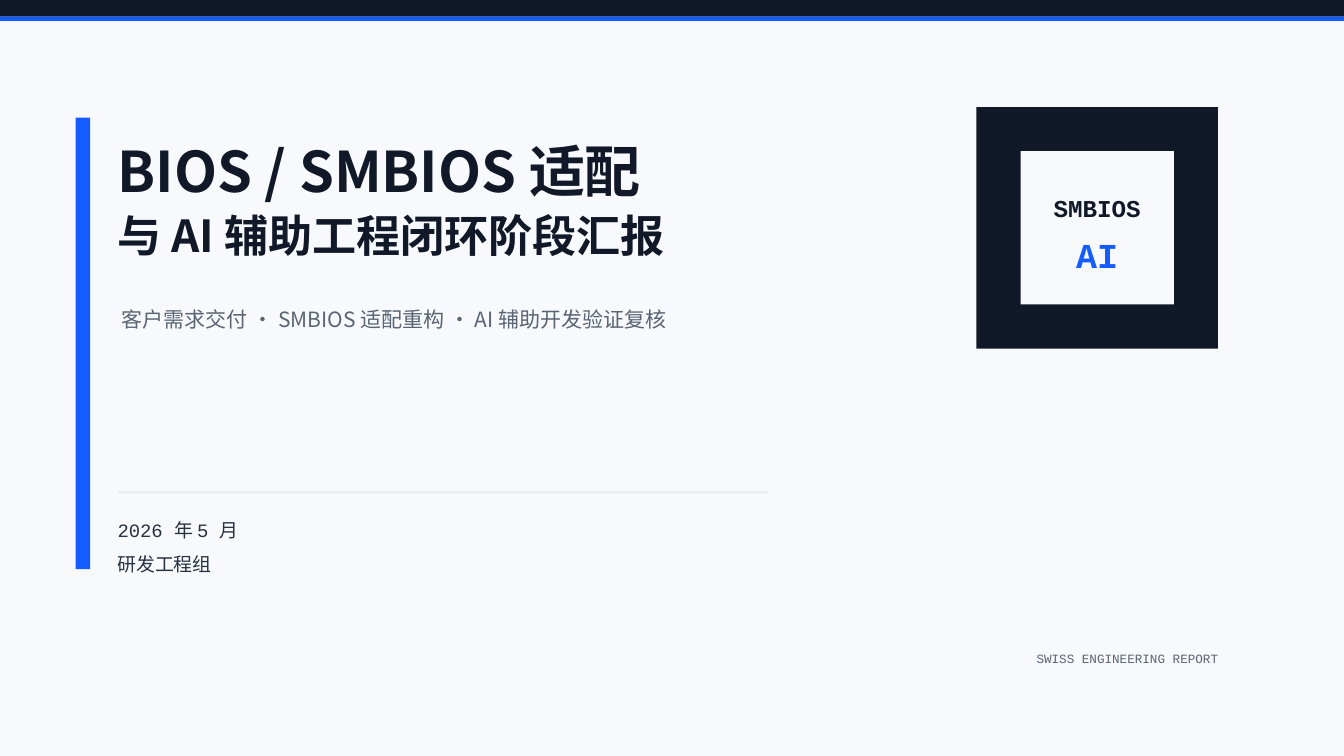
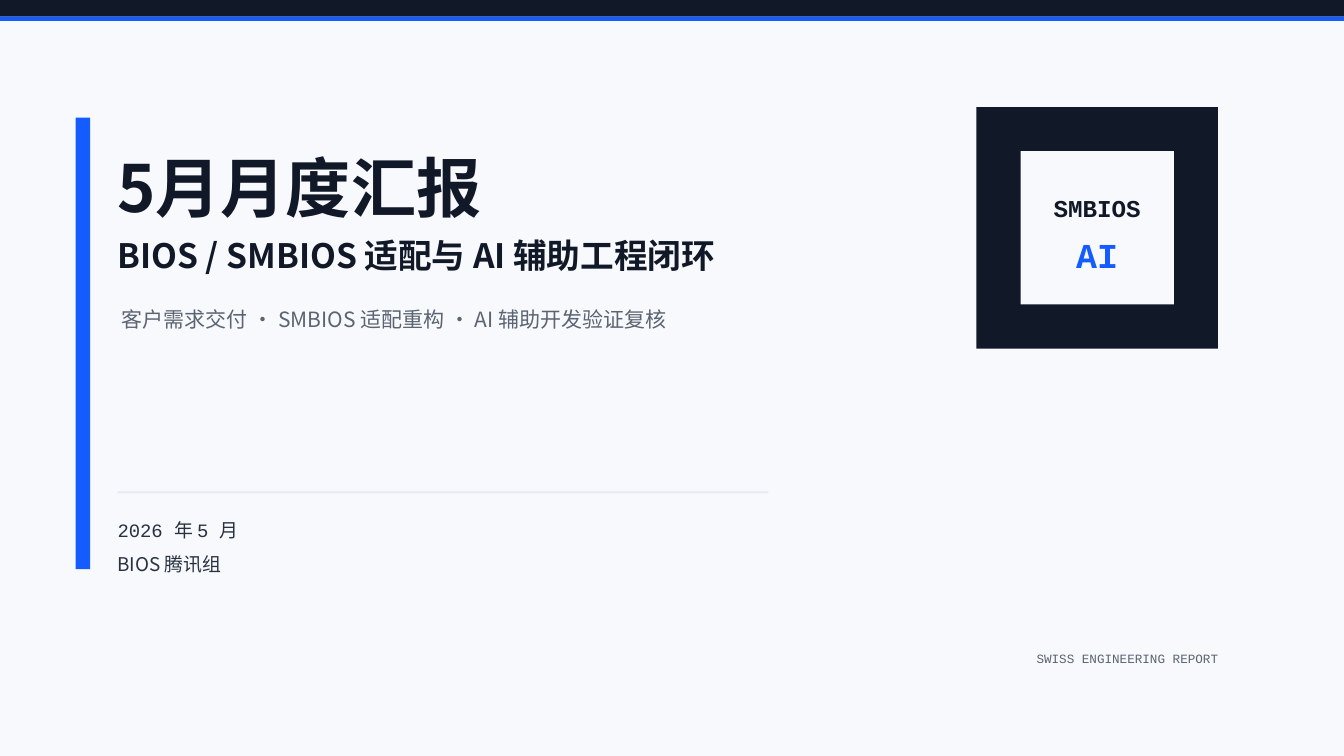
Before and after one commit to mhlucifer/personal-coach, a slide deck: slide 1 of ppt_work/bios_ai_stage_report_package_20260528/05_BIOS_AI_阶段汇报_瑞士工程风.pptx. Drawn at 1344x756 pixels with LibreOffice and Linux fonts; fonts in the diff are those of the drawing. Boxes give left, top, right and bottom in pixels: in the first picture for what was removed or moved away, otherwise in the second. Text is boxed around its words. In the diff, an @@ line names an element or a change of style, - is before the commit and + after.

Commit message:
Update BIOS AI report evidence package

```diff
--- a/ppt_work/bios_ai_stage_report_package_20260528/05_BIOS_AI_阶段汇报_瑞士工程风.pptx
+++ b/ppt_work/bios_ai_stage_report_package_20260528/05_BIOS_AI_阶段汇报_瑞士工程风.pptx
@@ text at bbox=[118, 156, 482, 218]: text changed; size 40 to 46.5 pt @@
-BIOS / SMBIOS 适配
+5月月度汇报
@@ text at bbox=[118, 239, 715, 271]: text changed; size 31.5 to 24 pt @@
-与 AI 辅助工程闭环阶段汇报
+BIOS / SMBIOS 适配与 AI 辅助工程闭环
@@ text at bbox=[118, 555, 221, 573]: text changed @@
-研发工程组
+BIOS 腾讯组
```
Also in this commit, not shown: 9 other slides changed, 8 other files.
